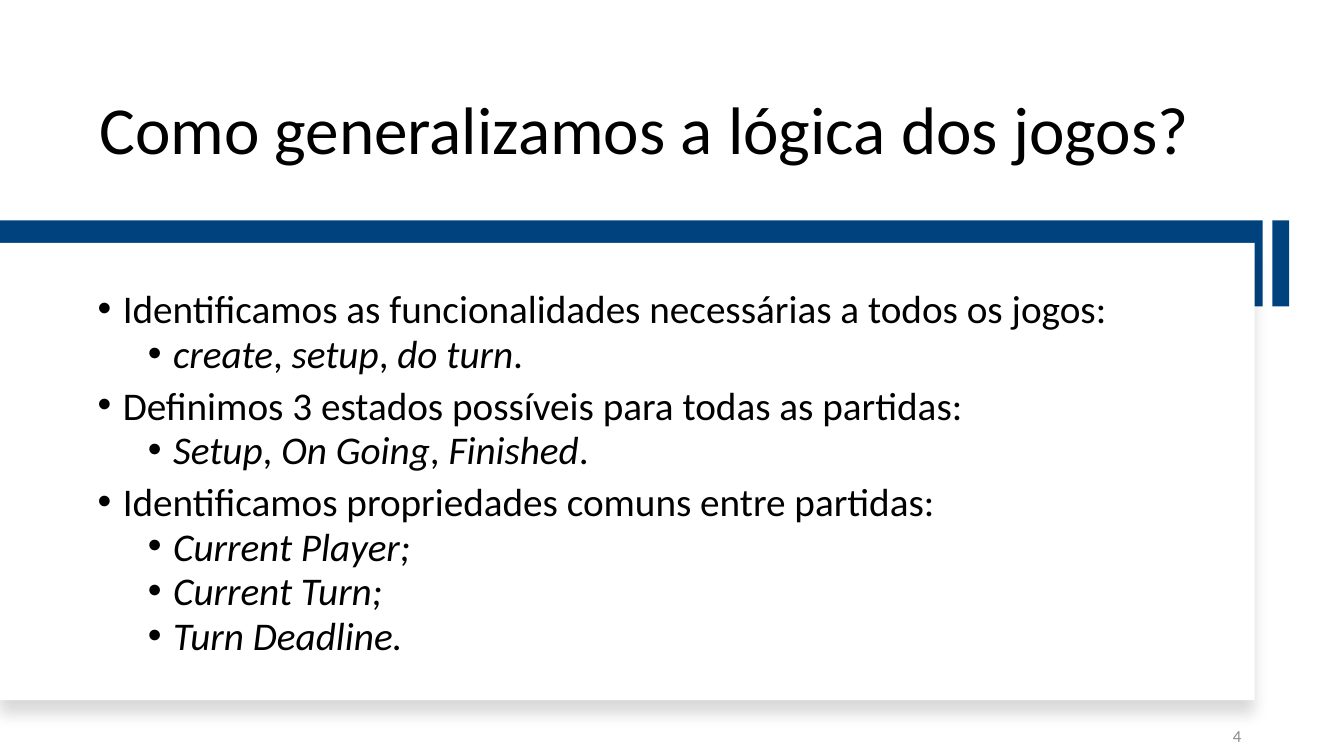
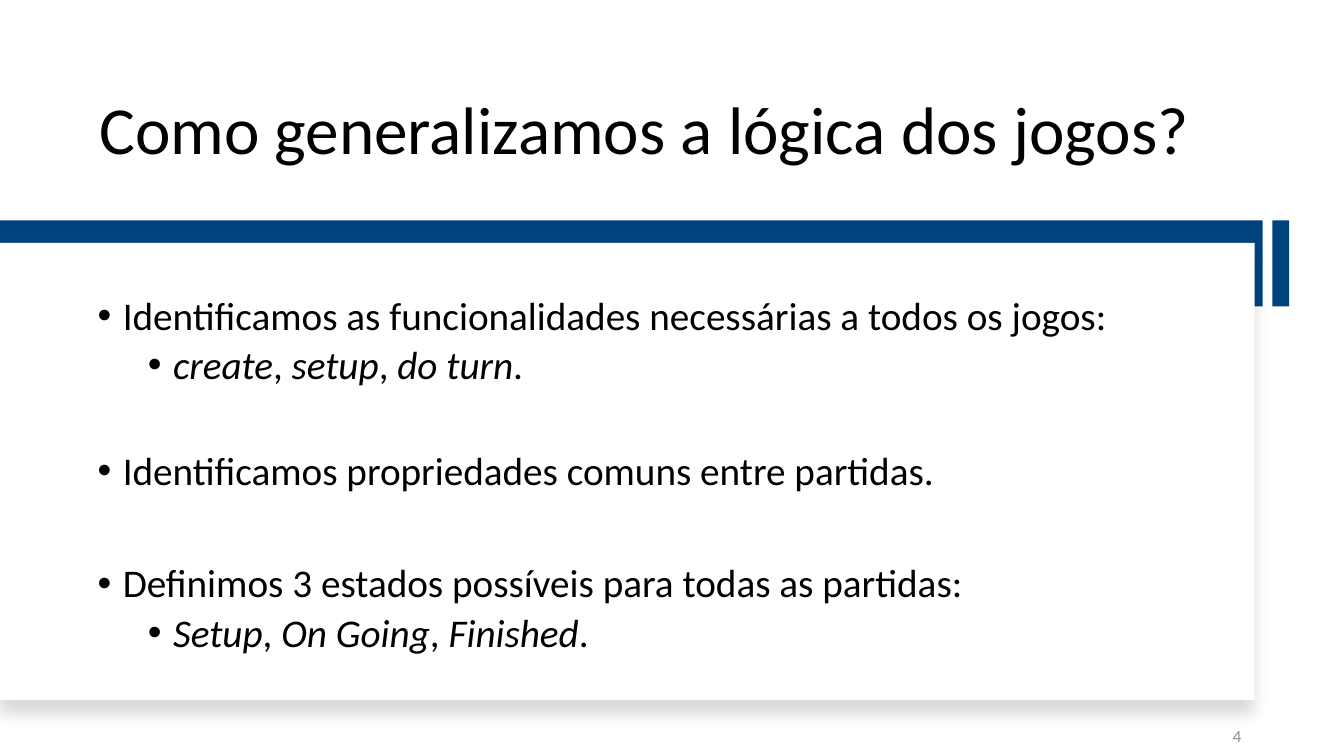
Before and after one commit to i-on-project/turn-games-fw, a slide deck: slide 4 of docs/Demonstration/adG25.pptx. Drawn at 1344x756 pixels with LibreOffice and Linux fonts; fonts in the diff are those of the drawing. Boxes give left, top, right and bottom in pixels: in the first picture for what was removed or moved away, otherwise in the second. Text is boxed around its words. In the diff, an @@ line names an element or a change of style, - is before the commit and + after.

```diff
--- a/docs/Demonstration/adG25.pptx
+++ b/docs/Demonstration/adG25.pptx
@@ text at [123, 302, 1107, 654]: line spacing 0.8 to 0.9 @@
@@ text at [123, 457, 933, 492]: paragraph added @@
+• Identificamos propriedades comuns entre partidas.
@@ text at [123, 488, 934, 651]: paragraphs removed @@
-• Identificamos propriedades comuns entre partidas:
-  • Current Player;
-  • Current Turn;
-  • Turn Deadline.
```
Also in this commit, not shown: 3 other slides changed, 3 slides added, 1 slide removed, 1 other file.
